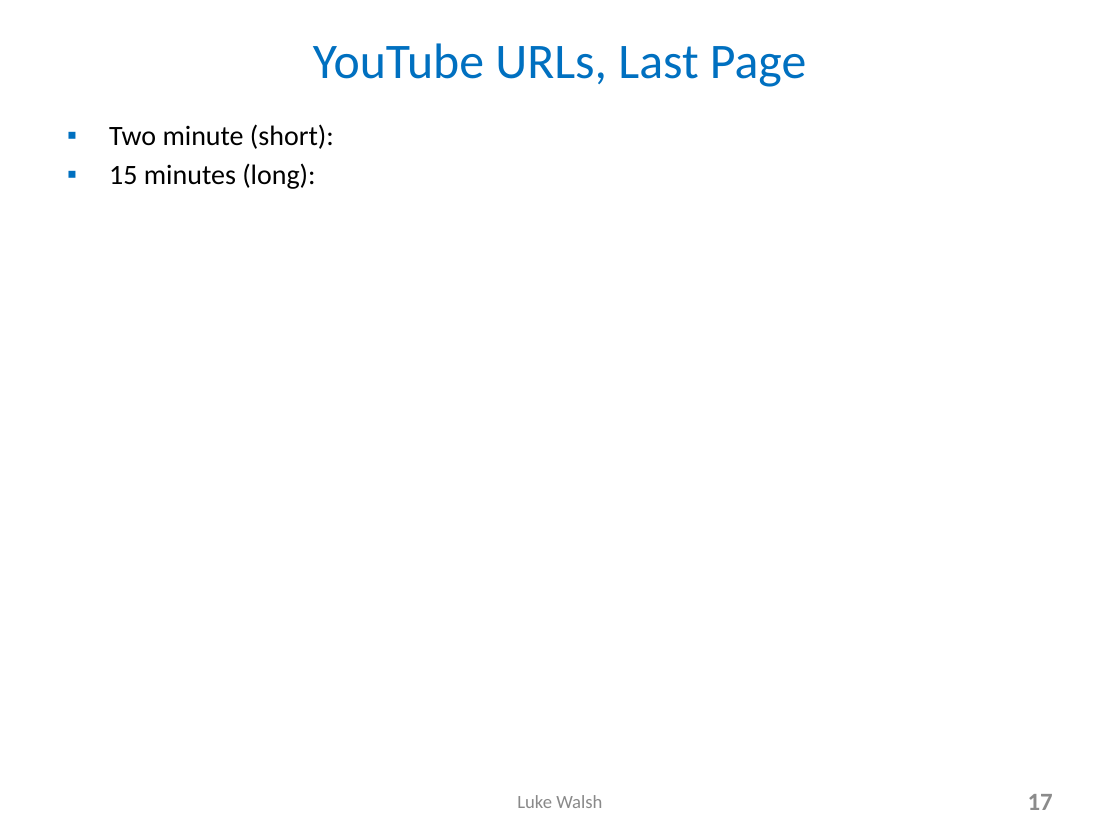
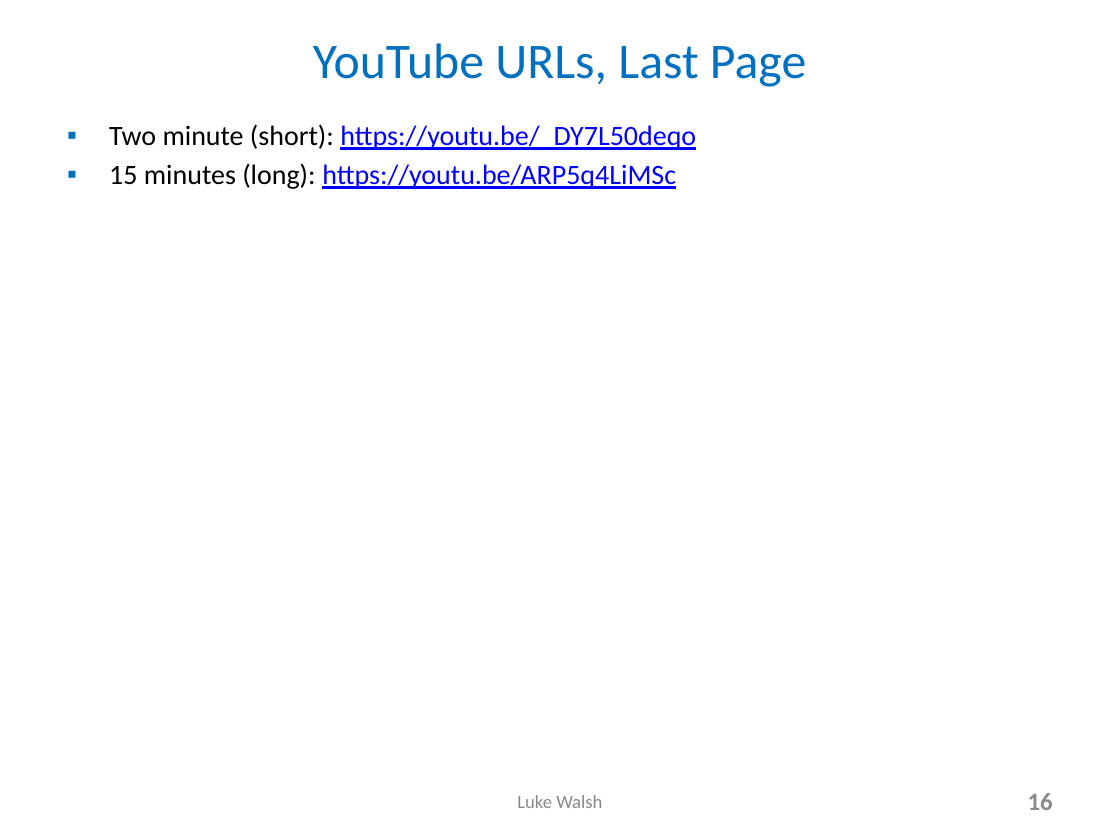
Before and after one commit to lukewalshct/Twitter_Sentiment, a slide deck: slide 16 of Spark_Streaming_NLTK_LWalsh_15min.pptx (slide 17 before the commit). Drawn at 1120x840 pixels with LibreOffice and Linux fonts; fonts in the diff are those of the drawing. Boxes give left, top, right and bottom in pixels: in the first picture for what was removed or moved away, otherwise in the second. Text is boxed around its words. In the diff, an @@ line names an element or a change of style, - is before the commit and + after.

```diff
--- a/Spark_Streaming_NLTK_LWalsh_15min.pptx
+++ b/Spark_Streaming_NLTK_LWalsh_15min.pptx
@@ text at (109, 124, 696, 189): text changed; text colour #000000 to #0000FF @@
-▪ Two minute (short):
-▪ 15 minutes (long):
+▪ Two minute (short): https://youtu.be/_DY7L50deqo
+▪ 15 minutes (long): https://youtu.be/ARP5q4LiMSc
@@ page number at (1028, 793, 1053, 810): text changed @@
-17
+16
```
Also in this commit, not shown: 2 other slides changed, 1 slide removed, 8 other files.
